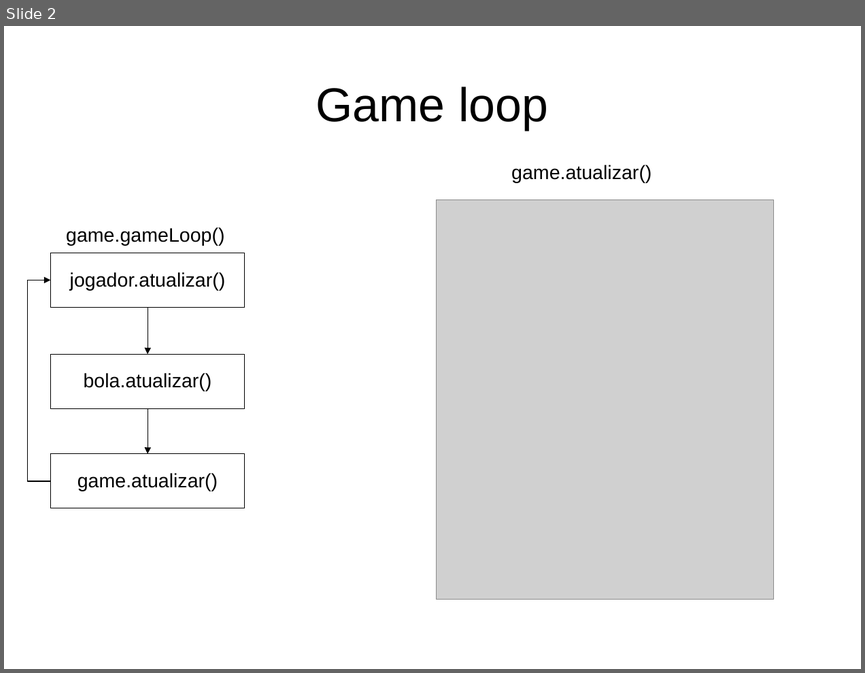
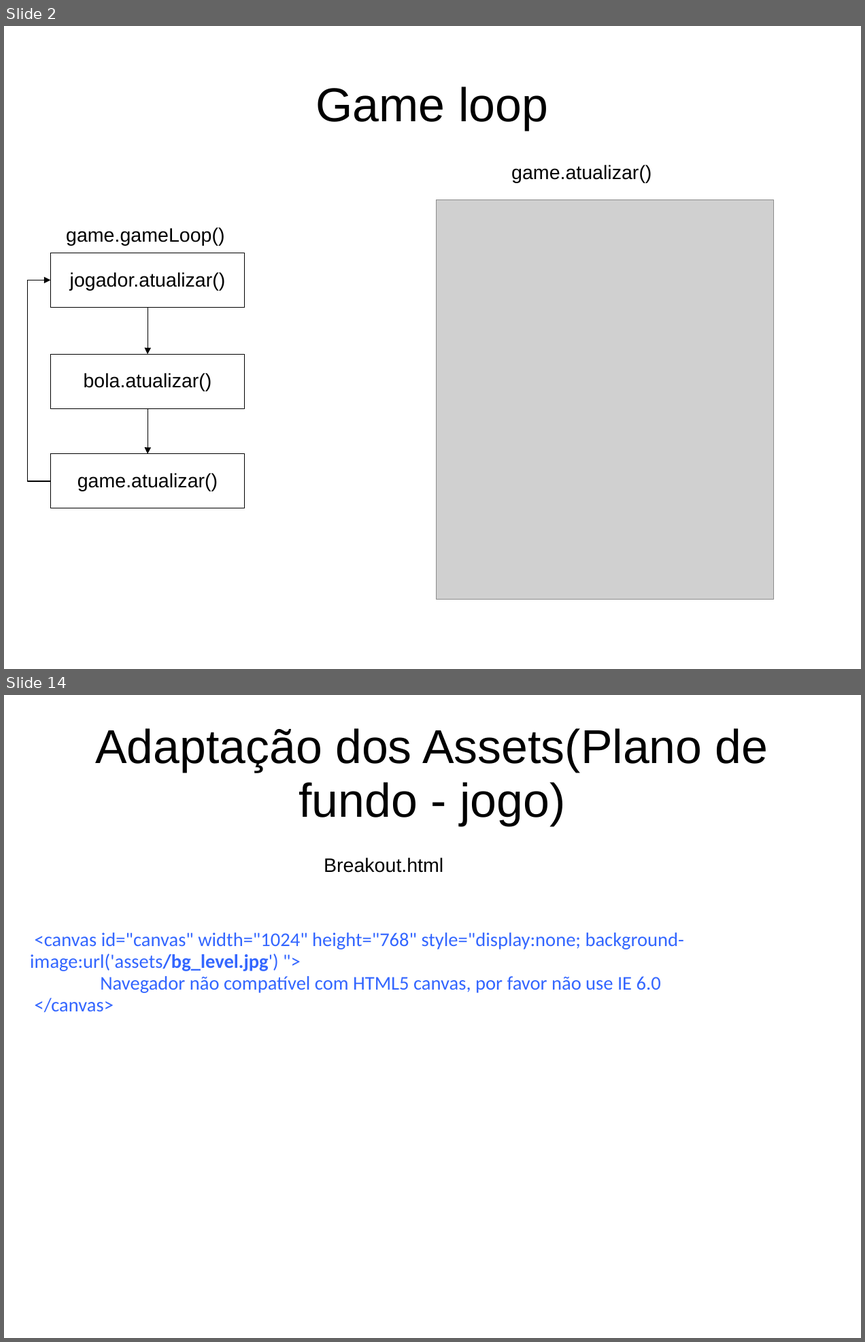
Before and after one commit to jucimarjr/posueagames, a slide deck: brunorichele/breakout/apres/breakout.ppt. Shown one above the other, each under a label of ours: slide 2 before the commit, slides 2 and 14 after it; the slides between them are not shown. The pictures are 865x673 and 865x1342 pixels, drawn with LibreOffice and Linux fonts; fonts in the diff are those of the drawing; grey boxes stand for pictures. Boxes give left, top, right and bottom in pixels: in the first picture for what was removed or moved away, otherwise in the second. Text is boxed around its words. In the diff, an @@ line names an element or a change of style, - is before the commit and + after.

```diff
--- a/brunorichele/breakout/apres/breakout.ppt
+++ b/brunorichele/breakout/apres/breakout.ppt
@@ slide 14 added at [4, 695, 861, 1338], background #FFFFFF @@
@@ title added at [95, 728, 768, 826], 44 pt, text #000000 @@
+Adaptação dos Assets(Plano de fundo - jogo)
@@ text added at [324, 858, 443, 872], 18 pt, text #000000 @@
+Breakout.html
@@ text added at [30, 932, 684, 1012], 18 pt, text #3366FF @@
+<canvas id="canvas" width="1024" height="768" style="display:none; background-image:url('assets/bg_level.jpg') ">
+Navegador não compatível com HTML5 canvas, por favor não use IE 6.0
+</canvas>
```
Also in this commit, not shown: 11 other slides added, 7 other files.
